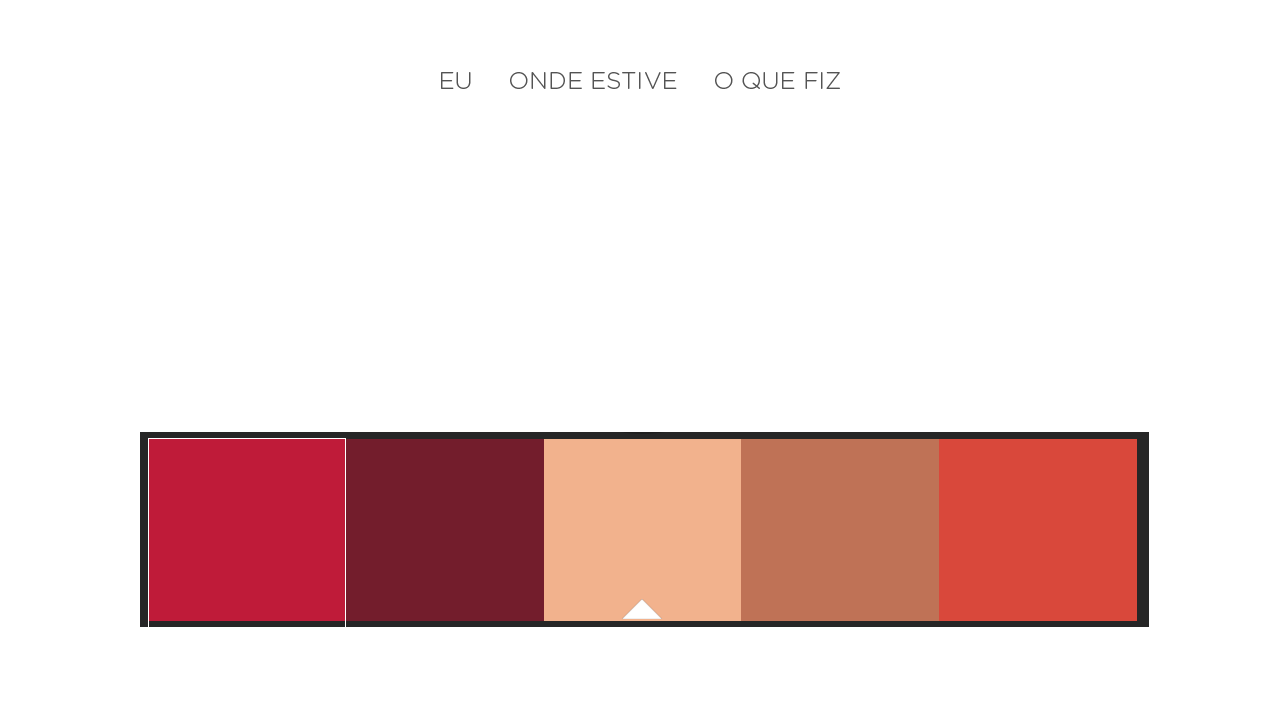
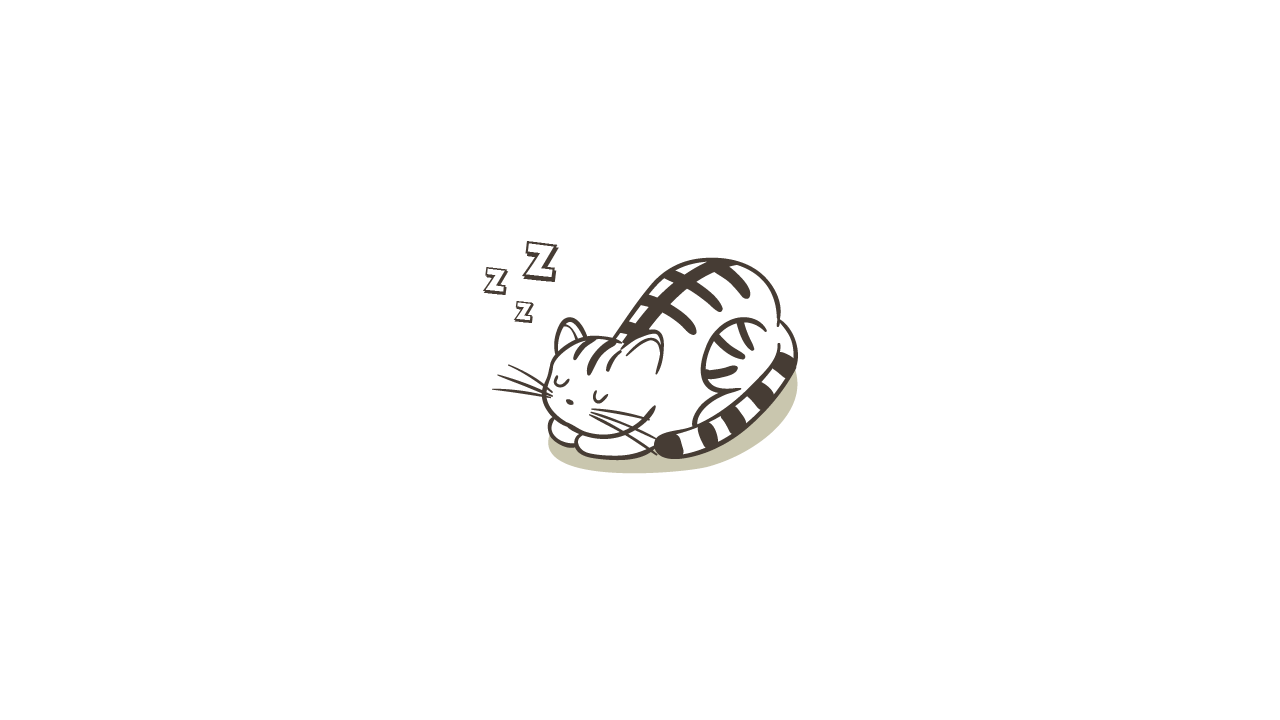
Layer changes from the first 1280 x 720 image to the second:
added group "cat" with 4 layers above "Layer 1" over (483, 241, 798, 474)
added layer "Z" (1st of 3, in "cat") in group "cat" over (522, 241, 559, 282)
added layer "Z" (2nd of 3, in "cat") in group "cat" over (483, 267, 509, 295)
added layer "Z" (3rd of 3, in "cat") in group "cat" over (513, 301, 534, 323)
added layer "Vector Smart Object" in group "cat" over (492, 257, 798, 474)
hid "Layer 1" over (140, 432, 1149, 627)
hid "eu onde estive o que fiz" over (441, 72, 840, 89)
hid "Background copy" over (140, 72, 1149, 627)
